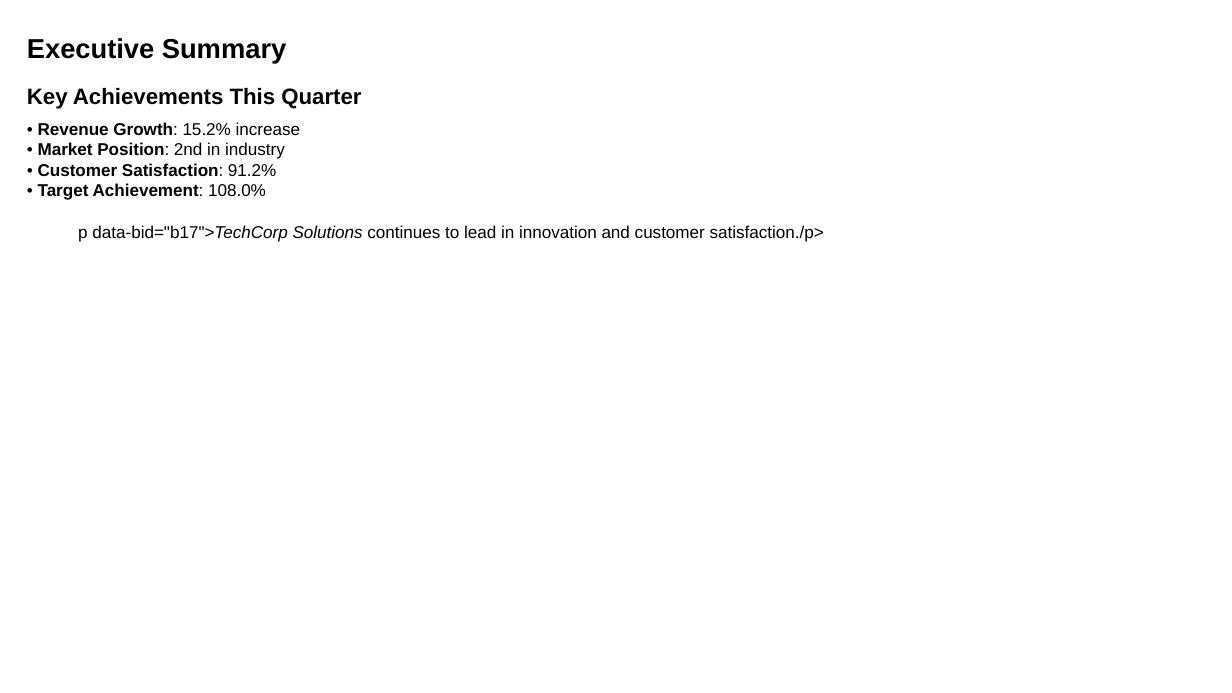
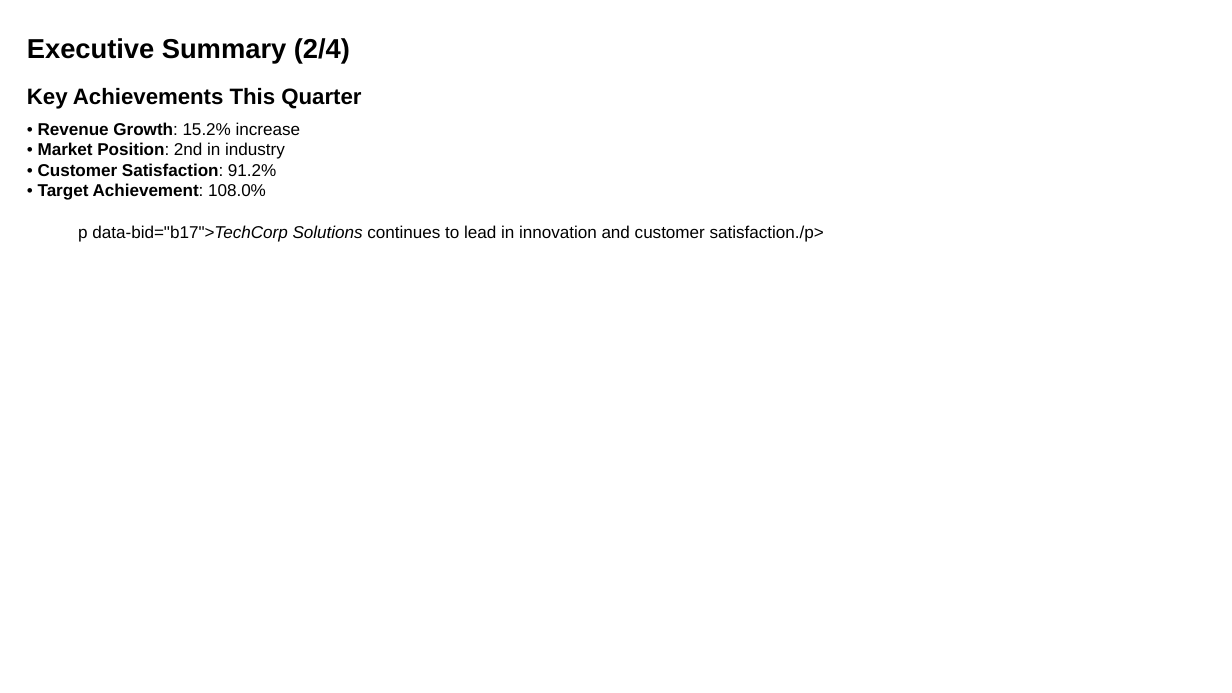
Before and after one commit to louisazhou/slidegenerator, a slide deck: slide 2 of output/notebook_example_default.pptx. Drawn at 1232x693 pixels with LibreOffice and Linux fonts; fonts in the diff are those of the drawing. Boxes give left, top, right and bottom in pixels: in the first picture for what was removed or moved away, otherwise in the second. Text is boxed around its words. In the diff, an @@ line names an element or a change of style, - is before the commit and + after.

```diff
--- a/output/notebook_example_default.pptx
+++ b/output/notebook_example_default.pptx
@@ text at [27,38,350,64]: text changed @@
-Executive Summary
+Executive Summary (2/4)
```
Also in this commit, not shown: 8 other slides changed, 5 slides added, 1 slide removed, 28 other files.
